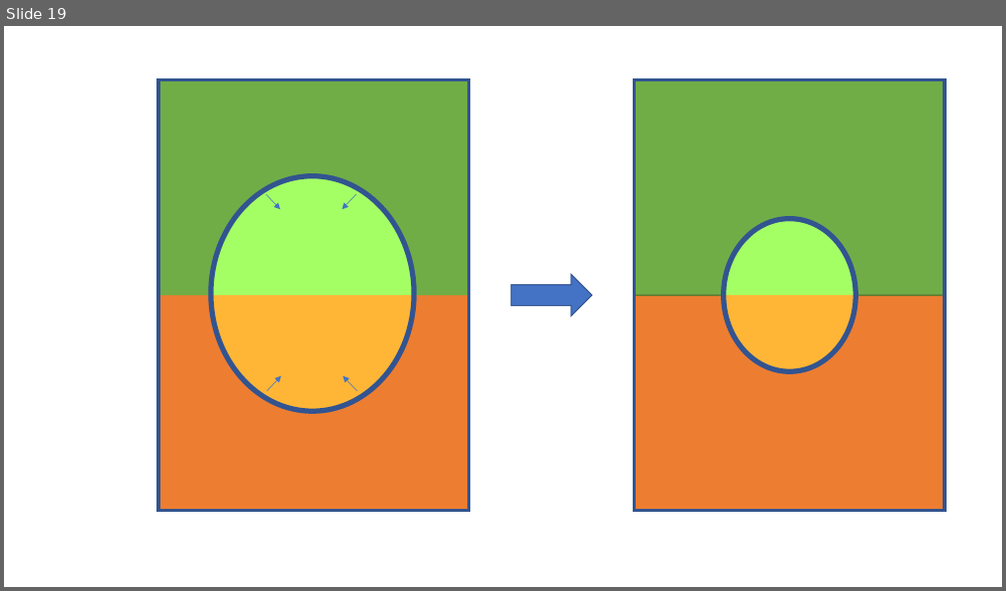
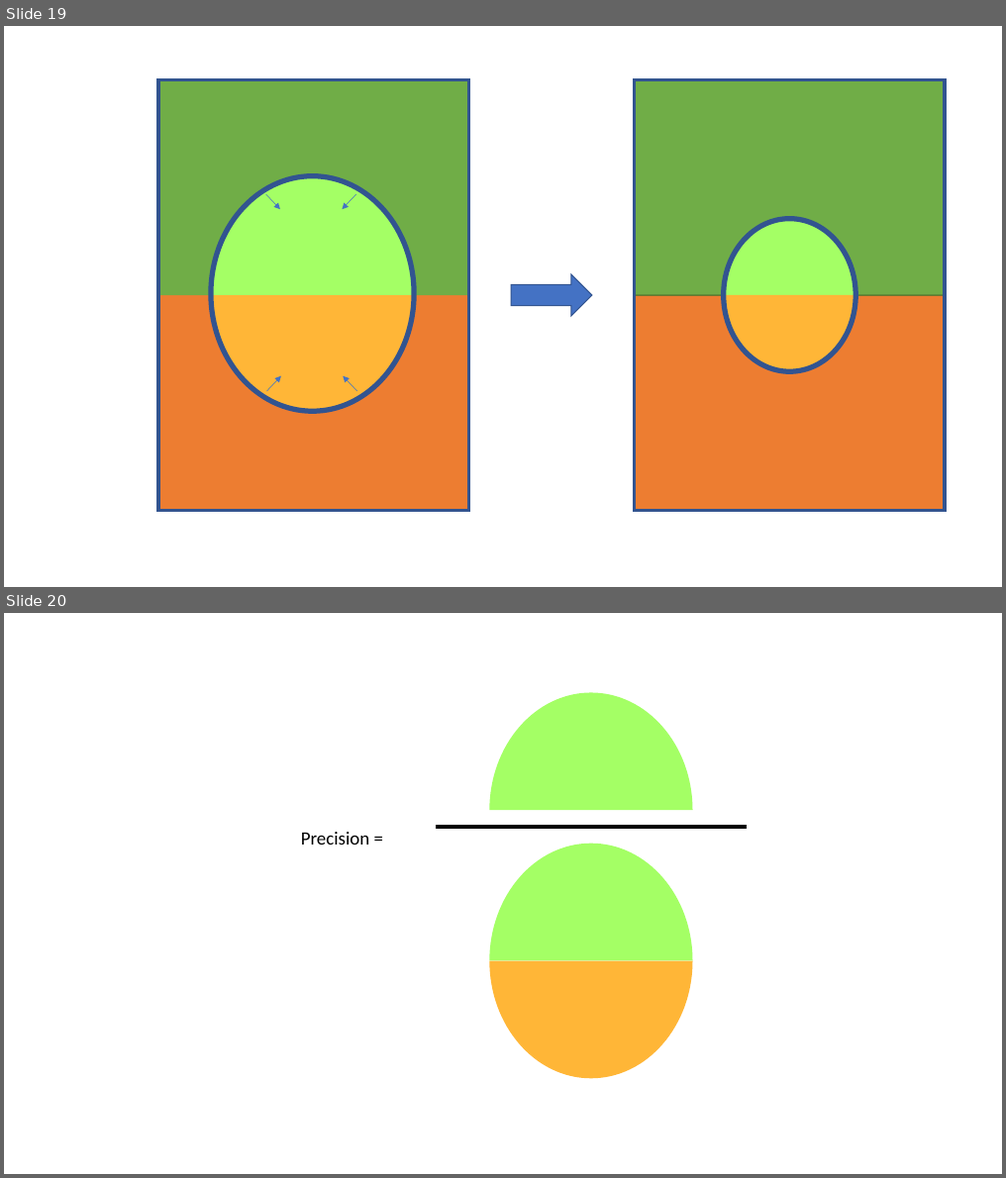
Before and after one commit to daniel-yj-yang/ml, a slide deck: model_evaluation/confusion_matrix/images/visualization_of_confusion_matrix.pptx. Shown one above the other, each under a label of ours: slide 19 before the commit, slides 19 and 20 after it. The pictures are 1006x591 and 1006x1178 pixels, drawn with LibreOffice and Linux fonts; fonts in the diff are those of the drawing. Boxes give left, top, right and bottom in pixels: in the first picture for what was removed or moved away, otherwise in the second. Text is boxed around its words. In the diff, an @@ line names an element or a change of style, - is before the commit and + after.

```diff
--- a/model_evaluation/confusion_matrix/images/visualization_of_confusion_matrix.pptx
+++ b/model_evaluation/confusion_matrix/images/visualization_of_confusion_matrix.pptx
@@ slide 20 added at (x1=4, y1=613, x2=1002, y2=1174), background #FFFFFF @@
@@ rectangle added at (x1=436, y1=658, x2=746, y2=1088), outline #FFFFFF 3 pt @@
@@ freeform shape added at (x1=490, y1=692, x2=693, y2=810), fill #A4FF65 @@
@@ text added at (x1=301, y1=832, x2=369, y2=845), 18 pt, text #000000 @@
+Precision =
@@ line added from (436, 827) to (746, 827), #000000 3.5 pt @@
@@ freeform shape added at (x1=490, y1=844, x2=693, y2=961), fill #A4FF65 @@
@@ freeform shape added at (x1=490, y1=961, x2=693, y2=1078), fill #FFB637 @@
```
Also in this commit, not shown: 1 slide removed, 1 other file.
